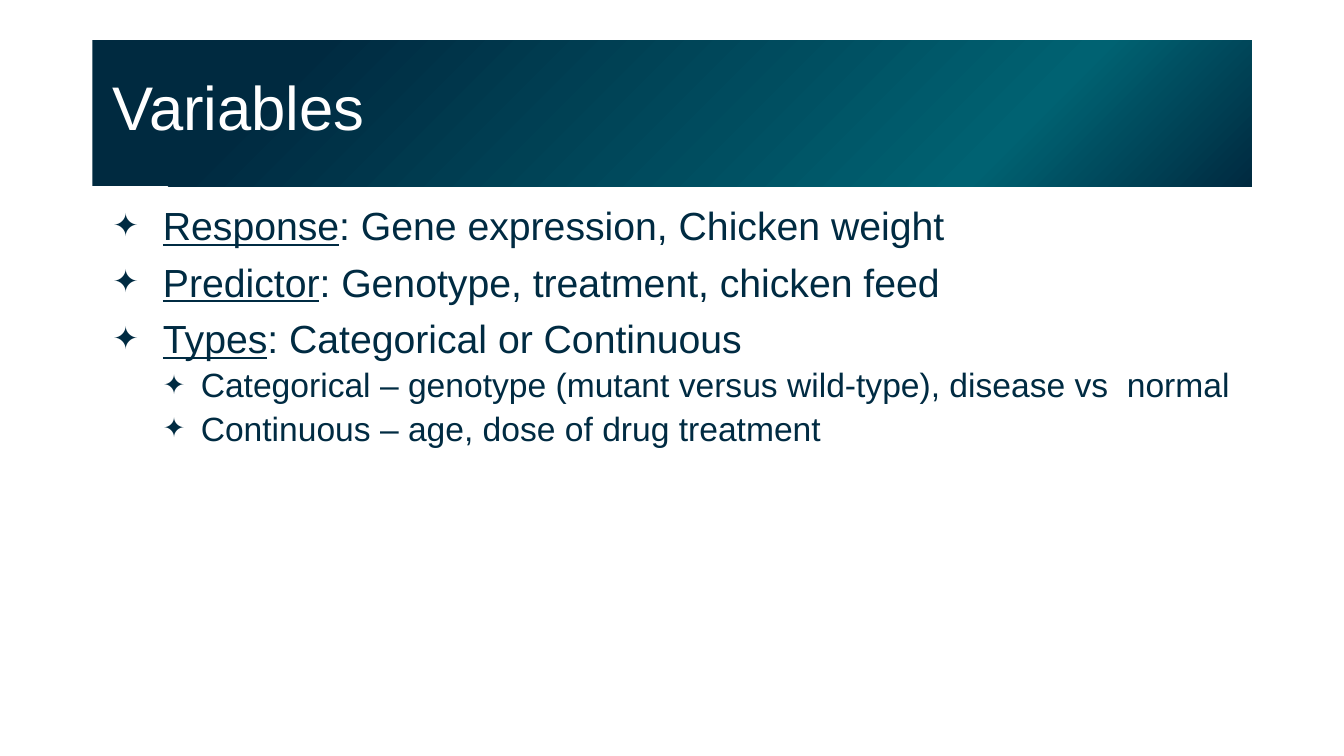
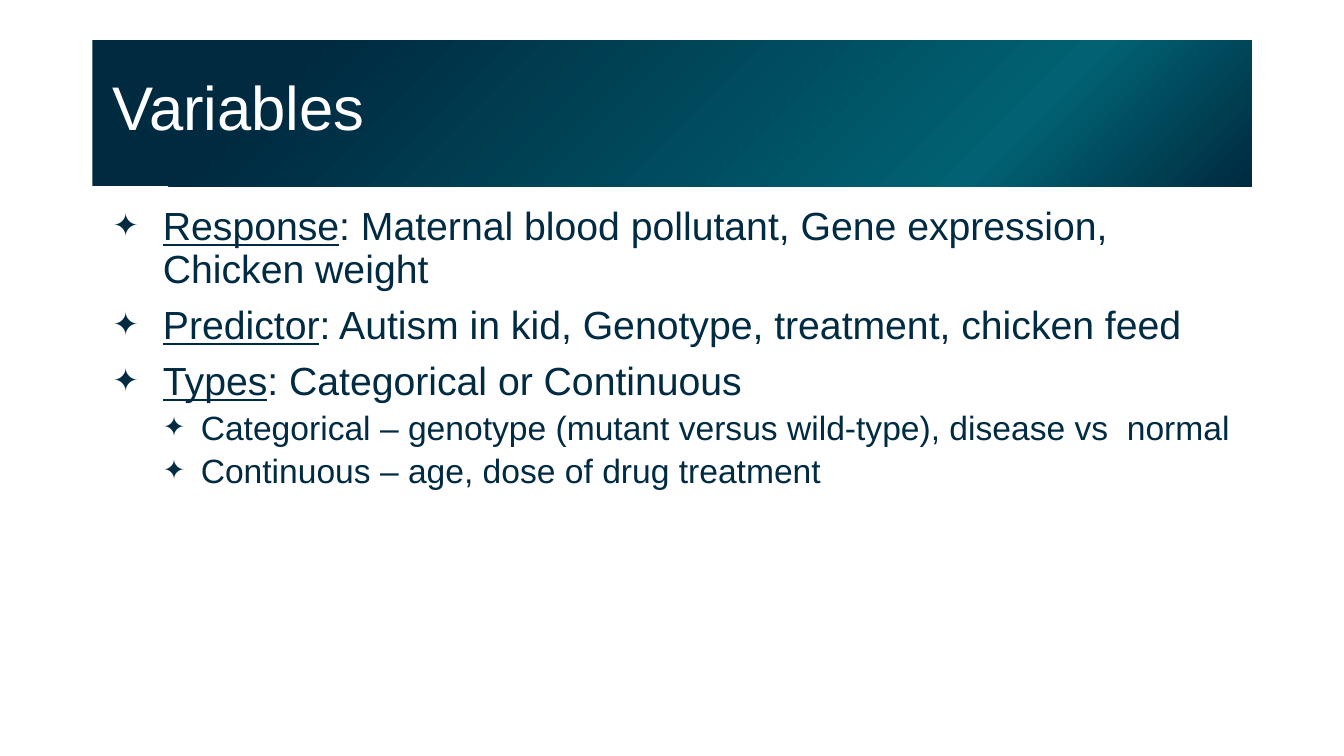
Before and after one commit to gladstone-institutes/Bioinformatics-Workshops, a slide deck: slide 12 of intro-experimental-design-hypothesis-testing/IntroStatsExpDesignHT_011723_day2.pptx (slide 11 before the commit). Drawn at 1344x756 pixels with LibreOffice and Linux fonts; fonts in the diff are those of the drawing. Boxes give left, top, right and bottom in pixels: in the first picture for what was removed or moved away, otherwise in the second. Text is boxed around its words. In the diff, an @@ line names an element or a change of style, - is before the commit and + after.

Commit message:
mod

```diff
--- a/intro-experimental-design-hypothesis-testing/IntroStatsExpDesignHT_011723_day2.pptx
+++ b/intro-experimental-design-hypothesis-testing/IntroStatsExpDesignHT_011723_day2.pptx
@@ text at (x1=163, y1=211, x2=1181, y2=347): text changed @@
-✦ Response: Gene expression, Chicken weight
-✦ Predictor: Genotype, treatment, chicken feed
+✦ Response: Maternal blood pollutant, Gene expression, Chicken weight
+✦ Predictor: Autism in kid, Genotype, treatment, chicken feed
```
Also in this commit, not shown: 10 other slides changed, 18 slides added.
